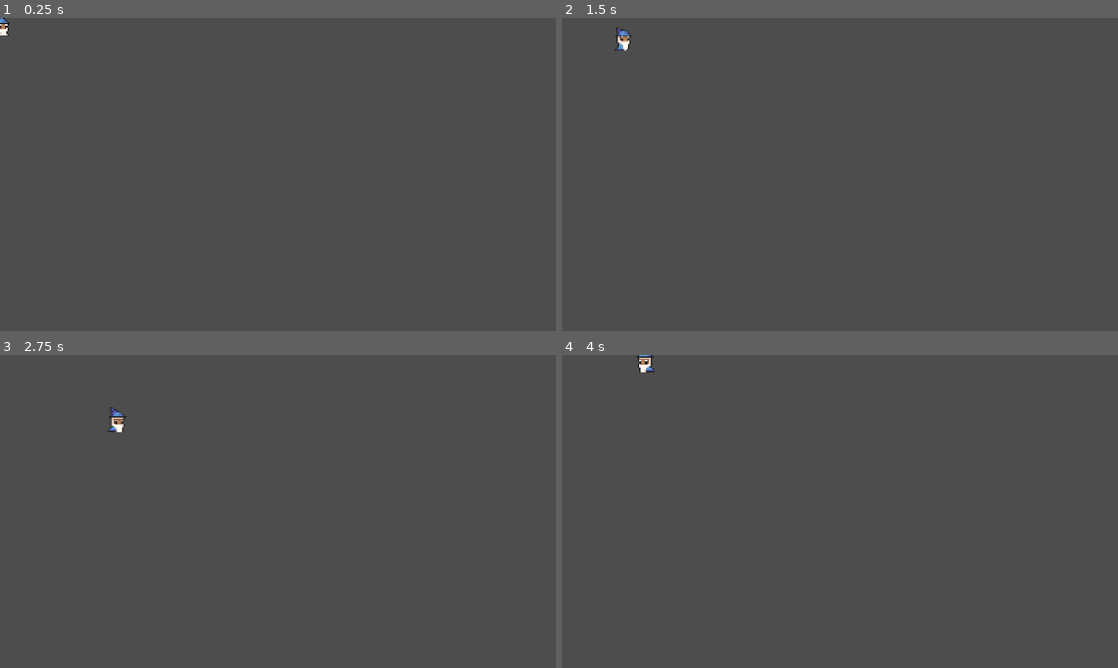
Above: before the commit, frames 1-4 (two rows, left to right).
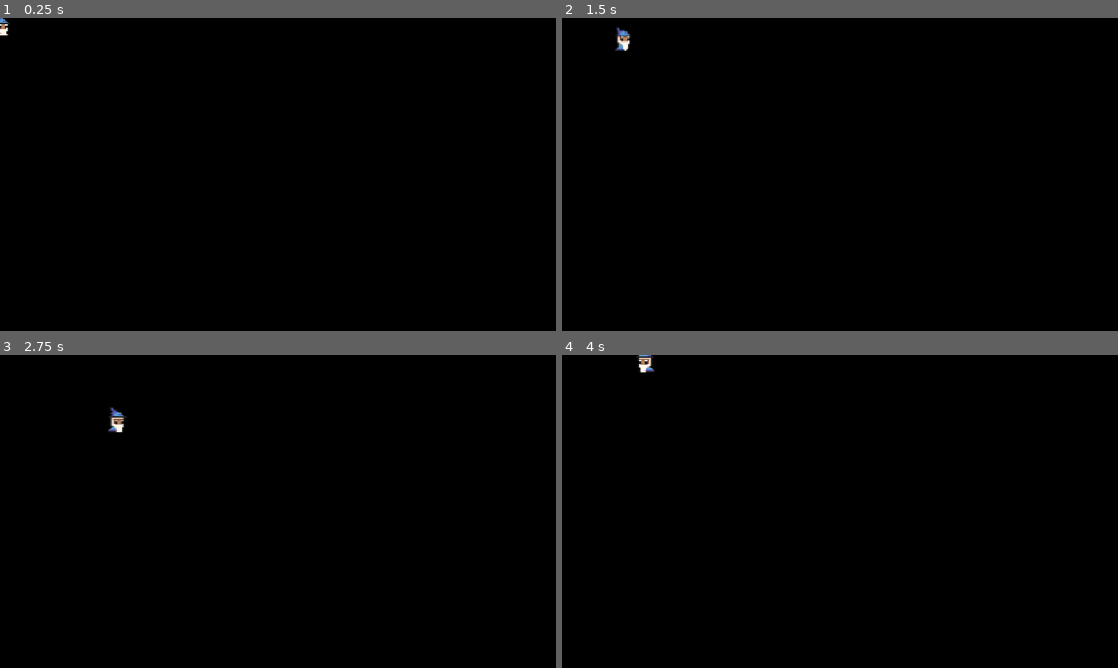
Above: after the commit, the same moments.

Repository: Irtiaz/Lumos
Game: Godot game, scene res://Player/player.tscn
Two runs of this game, one before a commit and one after it. Both use one fixed random seed, a clock stepped at 60 frames per second and the inputs below.
Inputs (mouse positions are in pixels of both pictures, inside the frame that each line leads up to):
- Up to frame 1 (0.25 s): no input
- Up to frame 2 (1.5 s): move the mouse to (962, 158) at 0.52 s; hold D (move_right) 0.53-1.28 s; move the mouse to (728, 190) at 1.27 s; hold S (move_down) from 1.28 s (still down)
- Up to frame 3 (2.75 s): move the mouse to (333, 442) at 2.02 s; release S (move_down) at 2.03 s; hold D (move_right) from 2.03 s (still down)
- Up to frame 4 (4 s): move the mouse to (812, 574) at 2.77 s; release D (move_right) at 2.78 s; hold W (move_up) 2.78-3.53 s; move the mouse to (1006, 558) at 3.52 s; hold A (move_left) from 3.53 s (still down)

The runs differ from the first frame. In frame 1, 100% of the frame differs, in the area x 0-100%, y 0-100%; in frame 2, 100%; in frame 3, 100%; in frame 4, 100%.

Commit message:
added player light

Diff:
--- a/Player/player.tscn
+++ b/Player/player.tscn
@@ -10,6 +10,9 @@
 [ext_resource type="Texture2D" uid="uid://c8igqnrdr7fsv" path="res://Player/wizzard_m_run_anim_f1.png" id="8_cdpek"]
 [ext_resource type="Texture2D" uid="uid://dy2s6cxipvrwd" path="res://Player/wizzard_m_run_anim_f2.png" id="9_ruutp"]
 [ext_resource type="Texture2D" uid="uid://b1fy407ouc1n0" path="res://Player/wizzard_m_run_anim_f3.png" id="10_h3pex"]
+
+[sub_resource type="CanvasItemMaterial" id="CanvasItemMaterial_6fmyb"]
+light_mode = 1
 
 [sub_resource type="SpriteFrames" id="SpriteFrames_7ne76"]
 animations = [{
@@ -57,13 +60,15 @@
 wall_min_slide_angle = 0.0
 script = ExtResource("1_5uirj")
 
-[node name="PointLight2D" type="PointLight2D" parent="."]
-visible = false
-shadow_enabled = true
+[node name="light" type="PointLight2D" parent="."]
+color = Color(0.756982, 0.643493, 0.167489, 1)
+energy = 4.05
+blend_mode = 2
 texture = ExtResource("3_qa418")
-texture_scale = 3.86
+texture_scale = 0.15
 
 [node name="AnimatedSprite2D" type="AnimatedSprite2D" parent="."]
+material = SubResource("CanvasItemMaterial_6fmyb")
 sprite_frames = SubResource("SpriteFrames_7ne76")
 animation = &"run"
 autoplay = "idle"
--- a/World/world.tscn
+++ b/World/world.tscn
@@ -1,8 +1,11 @@
-[gd_scene load_steps=7 format=4 uid="uid://dy46pkg1lfi7l"]
+[gd_scene load_steps=8 format=4 uid="uid://dy46pkg1lfi7l"]
 
 [ext_resource type="PackedScene" uid="uid://d3nukcd1m5t47" path="res://Player/player.tscn" id="1_8p6ua"]
 [ext_resource type="Texture2D" uid="uid://b78trcqxv1eru" path="res://0x72_DungeonTilesetII_v1.7/0x72_DungeonTilesetII_v1.7/0x72_DungeonTilesetII_v1.7.png" id="1_y16ua"]
 [ext_resource type="PackedScene" uid="uid://djh8gmmh27tqc" path="res://Enemy/enemy.tscn" id="3_40dfy"]
+
+[sub_resource type="CanvasItemMaterial" id="CanvasItemMaterial_gyju2"]
+light_mode = 2
 
 [sub_resource type="NavigationPolygon" id="NavigationPolygon_mp4id"]
 vertices = PackedVector2Array(4, 4, -4, 4, -4, -4, 4, -4)
@@ -654,6 +657,7 @@
 [node name="World" type="Node2D"]
 
 [node name="TileMapLayer" type="TileMapLayer" parent="."]
+material = SubResource("CanvasItemMaterial_gyju2")
 tile_map_data = PackedByteArray("AAAAAAAAAAACAAEAAAAAAAEAAAACAAEAAAAAAAIAAAACAAEAAAAAAAMAAAACAAEAAAAAAAQAAAACAAEAAAAAAA …(7808 unchanged characters)…
 tile_set = SubResource("TileSet_uao26")
 
--- a/project.godot
+++ b/project.godot
@@ -57,3 +57,7 @@
 [navigation]
 
 2d/default_edge_connection_margin=8.0
+
+[rendering]
+
+environment/defaults/default_clear_color=Color(0, 0, 0, 1)
Not shown: 1 places in Player/player.tscn that only renumber resources
Binary file changed: light.png
